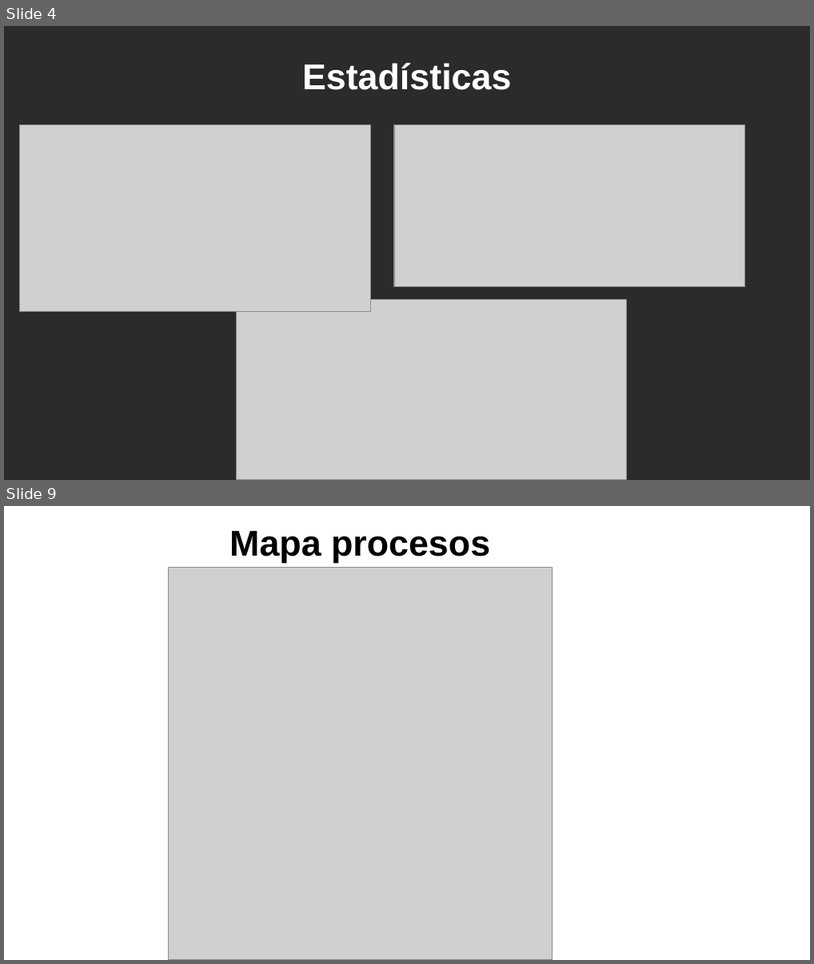
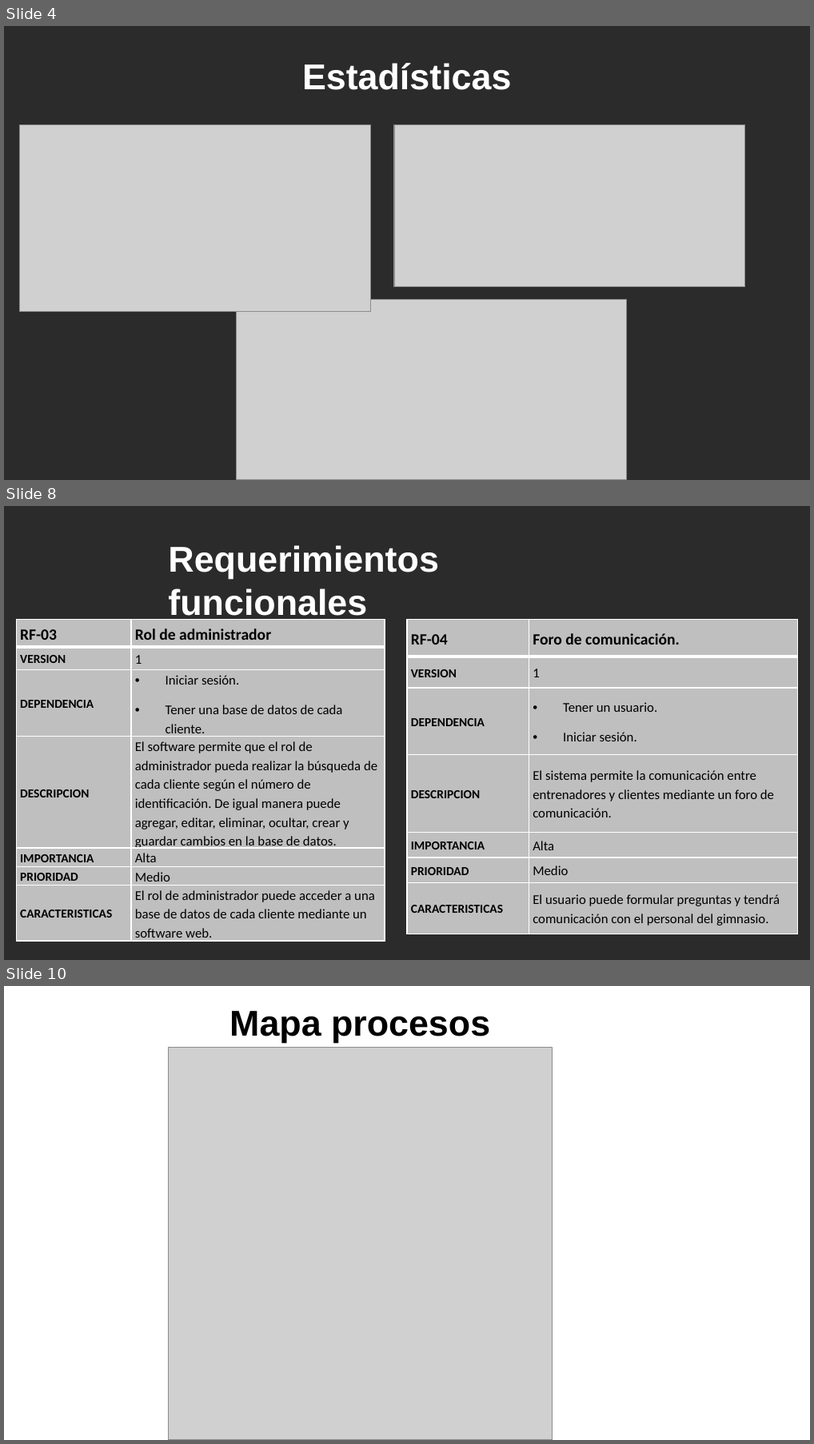
Before and after one commit to teamfsteelsystem/ProyectoFSS, a slide deck: Descripcion FSS/ExpoOficialFSS.pptx. Shown one above the other, each under a label of ours: slides 4 and 9 before the commit, slides 4, 8 and 10 after it; the slides between them are not shown. The pictures are 814x964 and 814x1444 pixels, drawn with LibreOffice and Linux fonts; fonts in the diff are those of the drawing; grey boxes stand for pictures; background and template pictures are left out; a plain dark background stands for a picture behind light text. Boxes give left, top, right and bottom in pixels: in the first picture for what was removed or moved away, otherwise in the second. Text is boxed around its words. In the diff, an @@ line names an element or a change of style, - is before the commit and + after.

```diff
--- a/Descripcion FSS/ExpoOficialFSS.pptx
+++ b/Descripcion FSS/ExpoOficialFSS.pptx
@@ slide 8 added at <box>4,506,810,960</box>, background picture (left out) @@
@@ text added at <box>168,545,438,622</box>, 32 pt, text #FFFFFF, bold @@
+Requerimientos funcionales
@@ table added at <box>16,620,385,944</box>, 7 rows, 2 columns @@
+RF-03 | Rol de administrador
+VERSION | 1
+DEPENDENCIA | Iniciar sesión. / Tener una base de datos de cada cliente.
+DESCRIPCION | El software permite que el rol de administrador pueda realizar la búsqueda de cada cliente según el número de identificación. De igual manera puede agregar, editar, eliminar, ocultar, crear y guardar cambios en la base de datos.
+IMPORTANCIA | Alta
+PRIORIDAD | Medio
+CARACTERISTICAS | El rol de administrador puede acceder a una base de datos de cada cliente mediante un software web.
@@ table added at <box>407,620,798,933</box>, 7 rows, 2 columns @@
+RF-04 | Foro de comunicación.
+VERSION | 1
+DEPENDENCIA | Tener un usuario. / Iniciar sesión.
+DESCRIPCION | El sistema permite la comunicación entre entrenadores y clientes mediante un foro de comunicación.
+IMPORTANCIA | Alta
+PRIORIDAD | Medio
+CARACTERISTICAS | El usuario puede formular preguntas y tendrá comunicación con el personal del gimnasio.
@@ what was slide 9 is now slide 10 @@
```
Also in this commit, not shown: 6 slides changed, 4 other slides added, 2 slides removed, 7 other files.
